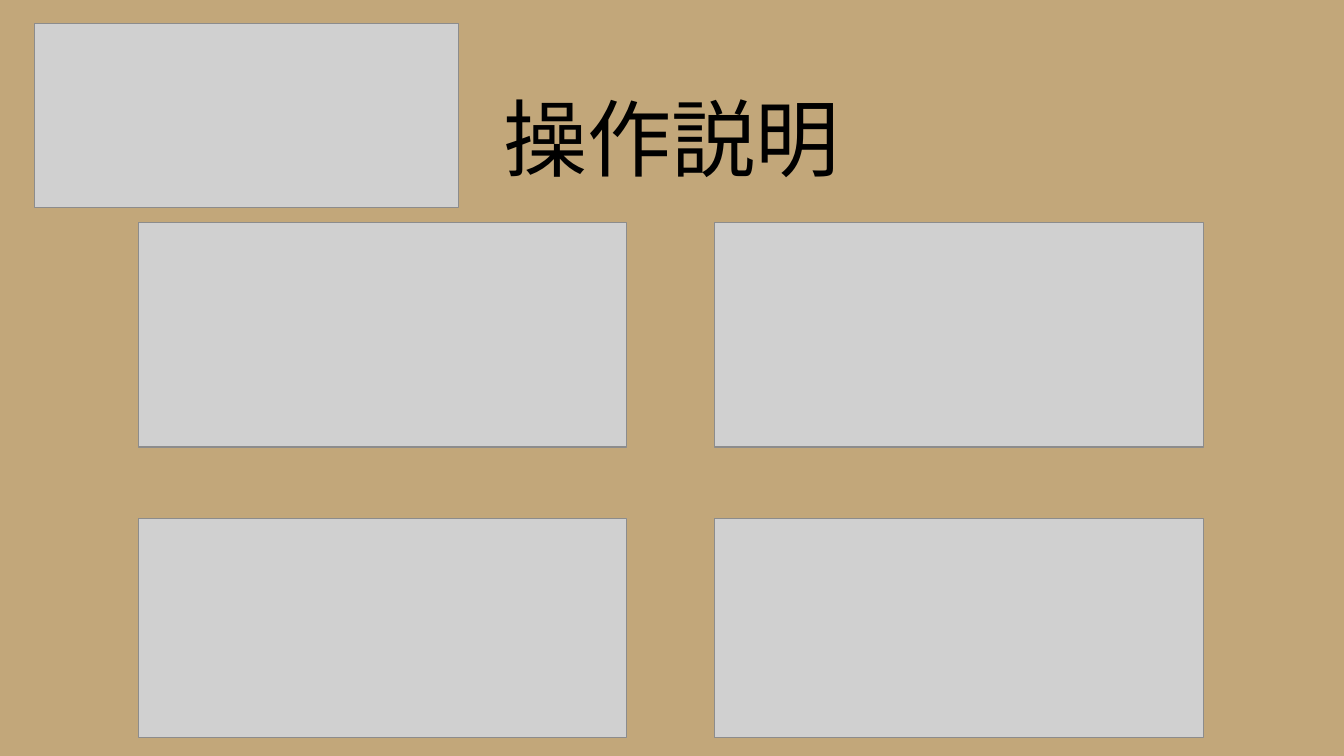
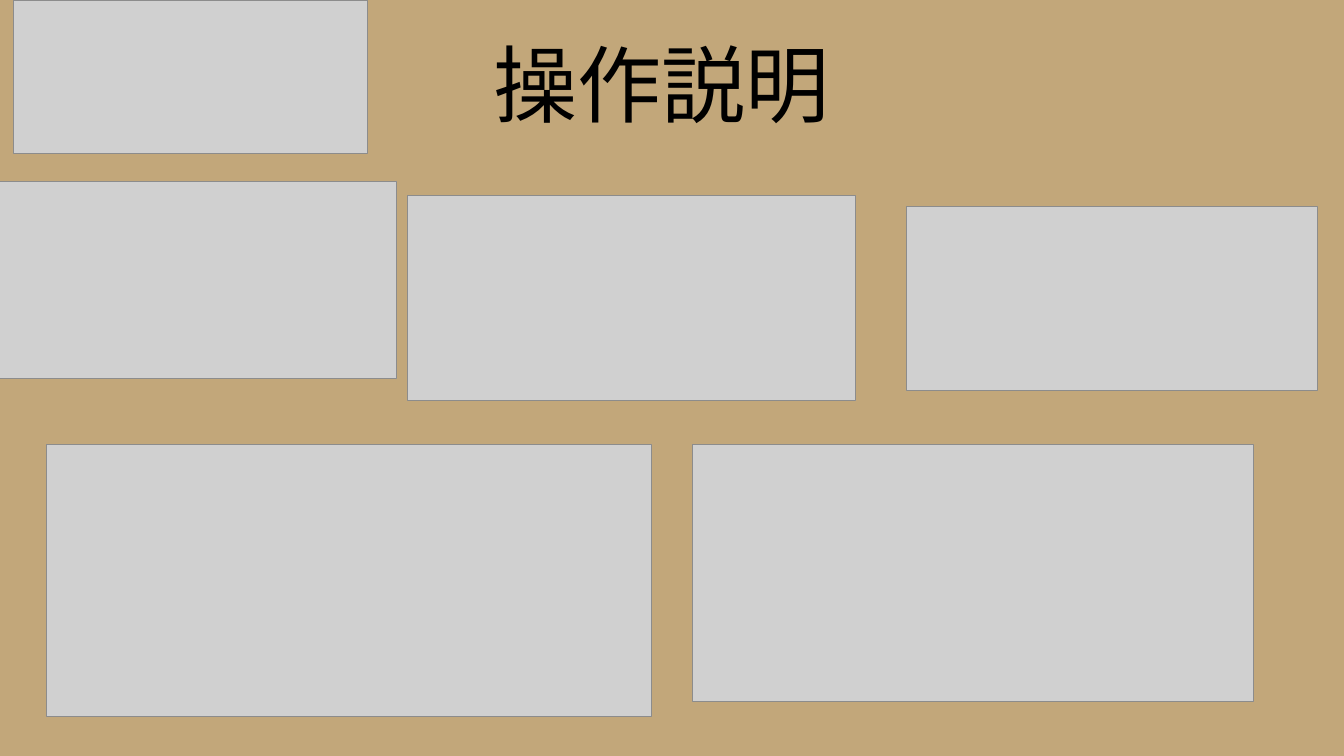
Before and after one commit to NISHIO-ASUMA/hgs2026-0324, a slide deck: slide 1 of 提出物/操作説明書/stundet_FLYFROG～蛙の大冒険～_操作説明書.pptx. Drawn at 1344x756 pixels with LibreOffice and Linux fonts; fonts in the diff are those of the drawing; grey boxes stand for pictures. Boxes give left, top, right and bottom in pixels: in the first picture for what was removed or moved away, otherwise in the second. Text is boxed around its words. In the diff, an @@ line names an element or a change of style, - is before the commit and + after.

```diff
--- a/提出物/操作説明書/stundet_FLYFROG～蛙の大冒険～_操作説明書.pptx
+++ b/提出物/操作説明書/stundet_FLYFROG～蛙の大冒険～_操作説明書.pptx
@@ picture: place and size @@
-picture at (34, 24, 458, 209)
+picture at (14, 0, 368, 154)
@@ text "操作説明": place and size @@
-text "操作説明" at (504, 99, 840, 177)
+text "操作説明" at (494, 45, 830, 123)
@@ picture: place and size @@
-picture at (138, 223, 627, 447)
+picture at (0, 181, 397, 379)
@@ picture: place and size @@
-picture at (715, 223, 1204, 447)
+picture at (408, 196, 856, 401)
@@ picture: place and size @@
-picture at (715, 518, 1204, 738)
+picture at (906, 206, 1318, 390)
@@ picture: place and size @@
-picture at (138, 518, 627, 738)
+picture at (46, 445, 652, 717)
@@ picture added at (693, 445, 1254, 702) @@
```
Also in this commit, not shown: 1 other file.
